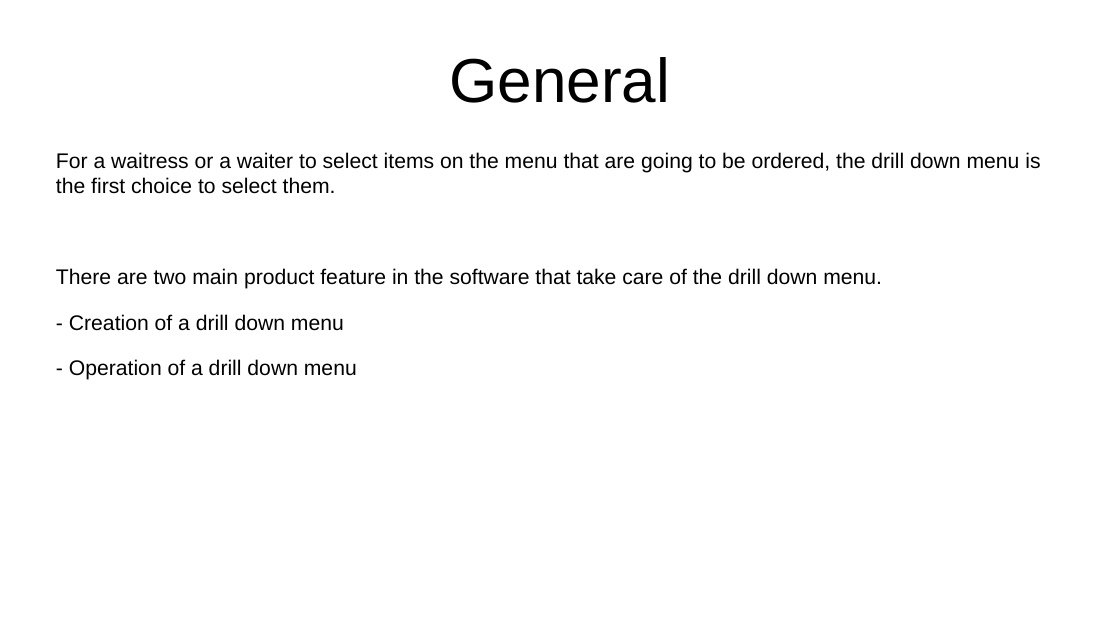
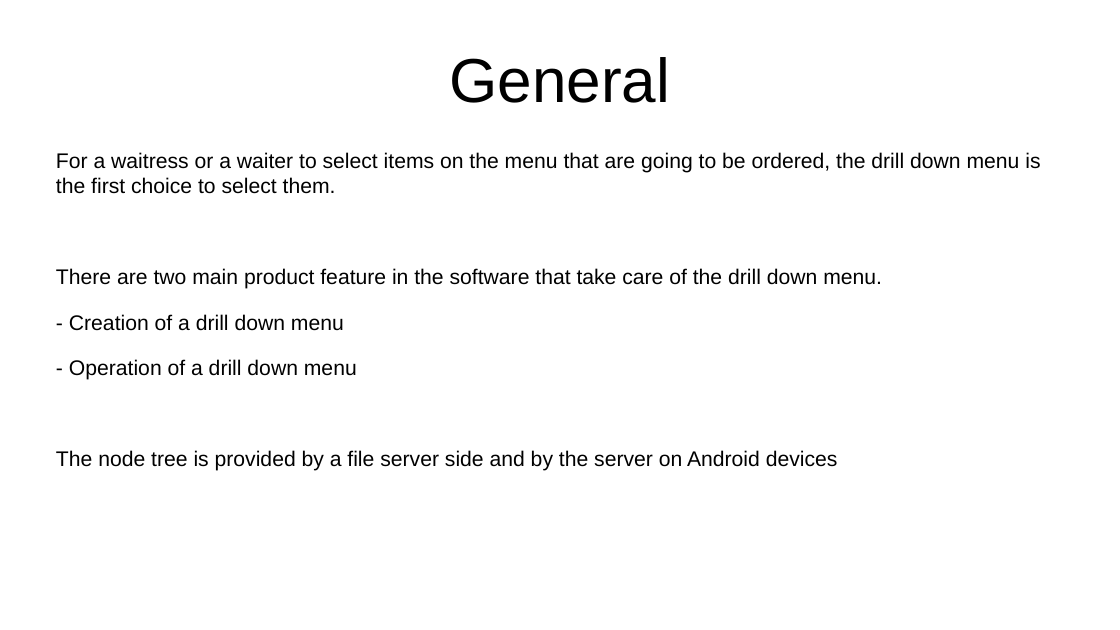
Before and after one commit to GregorGT/GastroManager, a slide deck: slide 2 of Documentation/desktop_android_drill_down_menu.odp. Drawn at 1120x630 pixels with LibreOffice and Linux fonts; fonts in the diff are those of the drawing. Boxes give left, top, right and bottom in pixels: in the first picture for what was removed or moved away, otherwise in the second. Text is boxed around its words. In the diff, an @@ line names an element or a change of style, - is before the commit and + after.

Commit message:
changing some of the documentation

```diff
--- a/Documentation/desktop_android_drill_down_menu.odp
+++ b/Documentation/desktop_android_drill_down_menu.odp
@@ text at (x1=56, y1=450, x2=838, y2=471): paragraph added @@
+The node tree is provided by a file server side and by the server on Android devices
```
